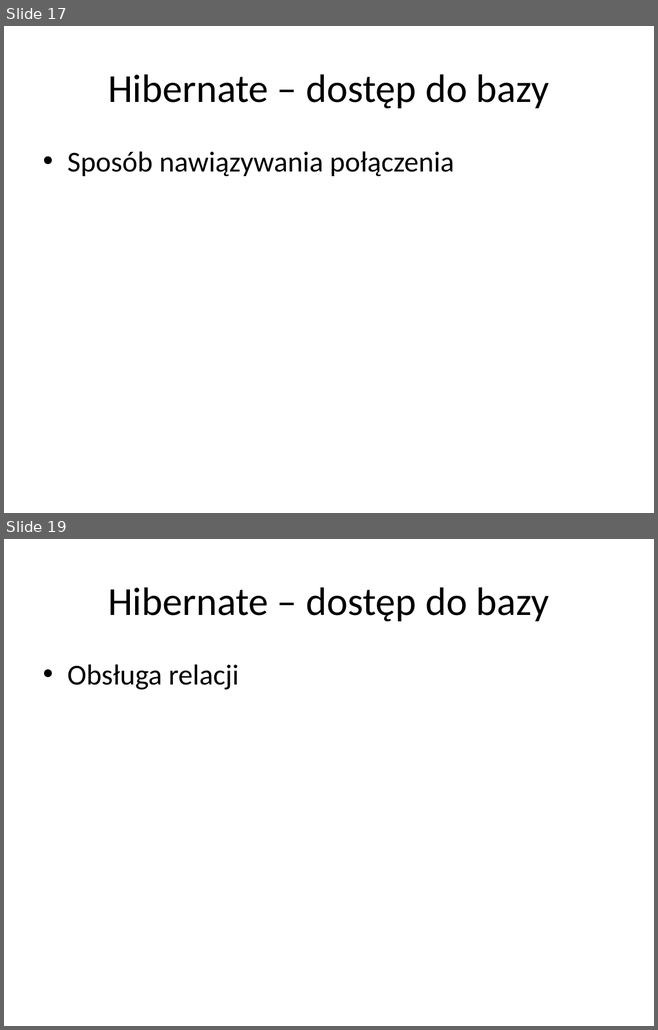
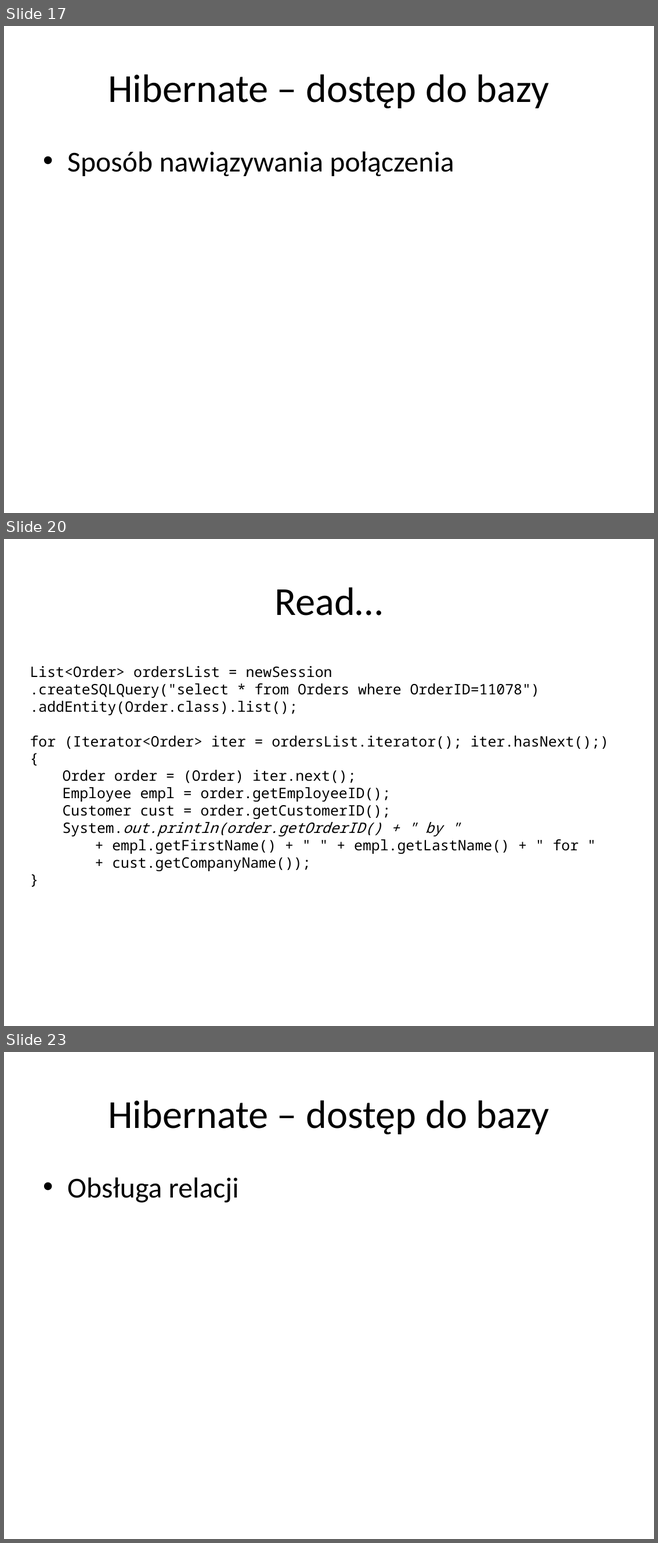
Before and after one commit to alicjasalamon/DB2, a slide deck: MySQL + Hibernate.pptx. Shown one above the other, each under a label of ours: slides 17 and 19 before the commit, slides 17, 20 and 23 after it; the slides between them are not shown. The pictures are 658x1030 and 658x1543 pixels, drawn with LibreOffice and Linux fonts; fonts in the diff are those of the drawing. Boxes give left, top, right and bottom in pixels: in the first picture for what was removed or moved away, otherwise in the second. Text is boxed around its words. In the diff, an @@ line names an element or a change of style, - is before the commit and + after.

```diff
--- a/MySQL + Hibernate.pptx
+++ b/MySQL + Hibernate.pptx
@@ slide 20 added at [4, 539, 654, 1026], background #FFFFFF @@
@@ title added at [275, 587, 383, 616], 44 pt, text #000000 @@
+Read…
@@ text added at [30, 666, 608, 871], 16 pt, text #000000 @@
+List<Order> ordersList = newSession
+.createSQLQuery("select * from Orders where OrderID=11078")
+.addEntity(Order.class).list();
+for (Iterator<Order> iter = ordersList.iterator(); iter.hasNext();) {
+  Order order = (Order) iter.next();
+  Employee empl = order.getEmployeeID();
+  Customer cust = order.getCustomerID();
+  System.out.println(order.getOrderID() + " by "
+    + empl.getFirstName() + " " + empl.getLastName() + " for "
+    + cust.getCompanyName());
+}
@@ what was slide 19 is now slide 23 @@
```
Also in this commit, not shown: 3 slides changed, 4 other slides added, 1 slide removed, 3 other files.
